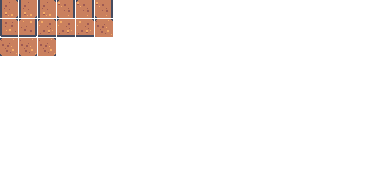
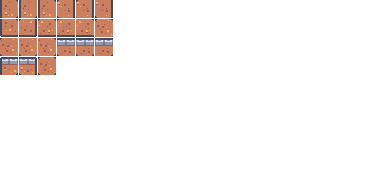
Layer changes from the first w=379, h=170 image to the second:
removed layer "tilemap.png. kopia" over [57, 38, 113, 56]
added layer "tilemap.png #2" above "tilemap.png" over [0, 38, 113, 75]
